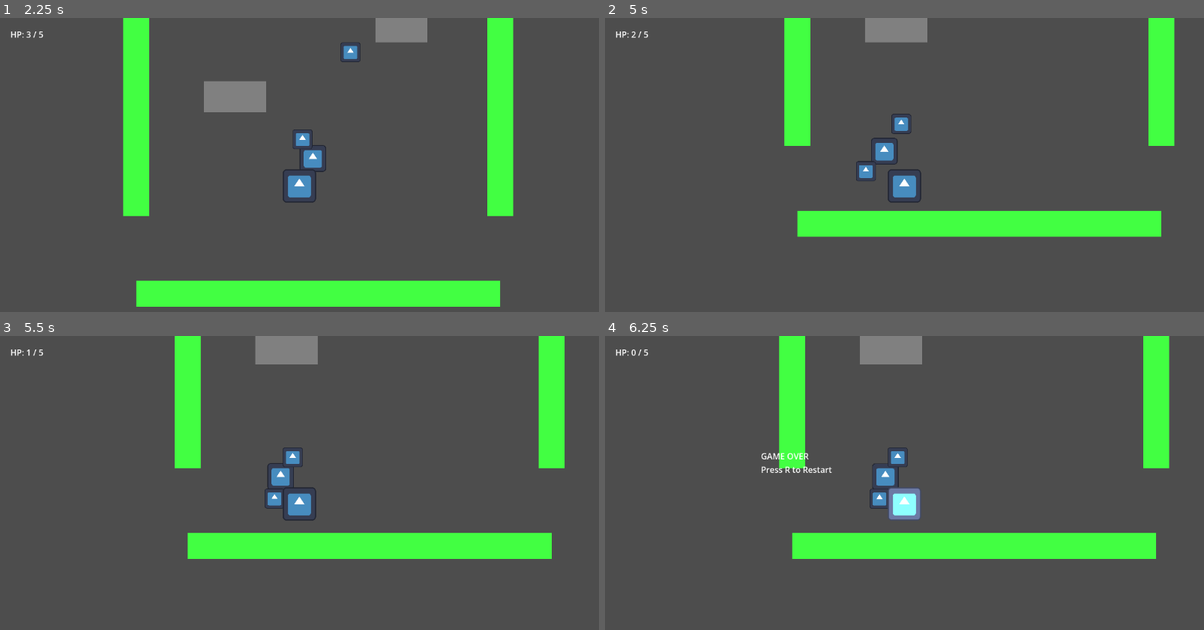
Above: before the commit, frames 1-4 (two rows, left to right).
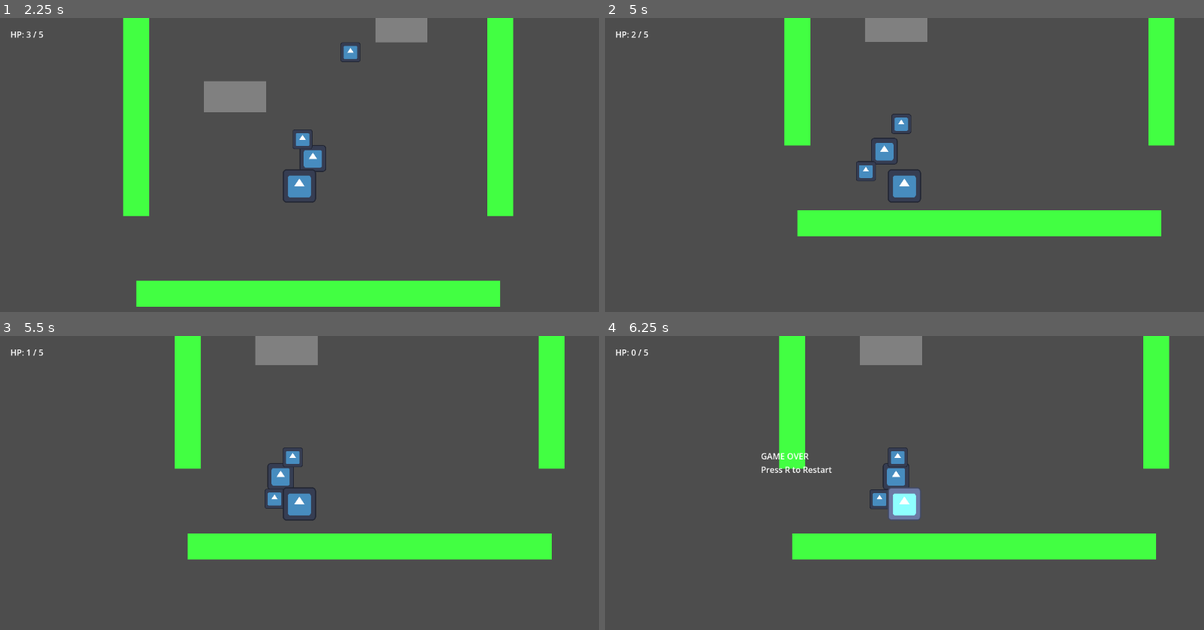
Above: after the commit, the same moments.

Repository: yenpish/chazo-fatebound
Game: Godot game, scene res://scenes/levels/mossgrave_outskirts.tscn
Two runs of this game, one before a commit and one after it. Both use one fixed random seed, a clock stepped at 60 frames per second and the inputs below. This scene is started directly instead of the project's main scene. The engine's default icon, where the game draws it, is replaced by a stand-in: a white triangle on a blue panel in a dark square.
Inputs:
- Up to frame 1 (2.25 s): hold W (move_up) 0.53-2.03 s; tap Space (attack) at 0.6, 1.35, 2.1 s; hold A (move_left) from 2.03 s (still down)
- Up to frame 2 (5 s): tap Space (attack) at 2.85, 3.6, 4.35 s; release A (move_left) at 3.53 s; hold S (move_down) 3.53-4.28 s; hold D (move_right) from 4.28 s (still down)
- Up to frame 3 (5.5 s): release D (move_right) at 5.03 s; hold W (move_up) from 5.03 s (still down); tap Space (attack) at 5.1 s
- Up to frame 4 (6.25 s): release W (move_up) at 5.78 s; hold D (move_right) from 5.78 s (still down); tap Space (attack) at 5.85 s

Frame 1 is identical in both runs. In frame 2, 0.5% of the frame differs, in the area x 29-96%, y 8-75%; in frame 3, 0.4%; in frame 4, 0.7%, in the area x 29-95%, y 9-77%.

Commit message:
Add Shard Vision trigger

Diff:
--- /dev/null
+++ b/scenes/items/shard_vision_trigger.tscn
@@ -0,0 +1,19 @@
+[gd_scene format=3 uid="uid://5si1mv5g3aug"]
+
+[ext_resource type="Script" uid="uid://06gwuksd3icc" path="res://scripts/items/shard_vision_trigger.gd" id="1_7mjlv"]
+
+[sub_resource type="RectangleShape2D" id="RectangleShape2D_aw3lk"]
+size = Vector2(120, 40)
+
+[node name="ShardVisionTrigger" type="Area2D" unique_id=161159187]
+script = ExtResource("1_7mjlv")
+
+[node name="ColorRect" type="ColorRect" parent="." unique_id=1692553350]
+offset_left = -60.0
+offset_top = -20.0
+offset_right = 60.0
+offset_bottom = 20.0
+color = Color(0.5879269, 0.18861401, 0.6602341, 1)
+
+[node name="CollisionShape2D" type="CollisionShape2D" parent="." unique_id=1983673265]
+shape = SubResource("RectangleShape2D_aw3lk")
--- a/scenes/levels/mossgrave_outskirts.tscn
+++ b/scenes/levels/mossgrave_outskirts.tscn
@@ -6,6 +6,7 @@
 [ext_resource type="PackedScene" uid="uid://sf7100vq7g2c" path="res://scenes/ui/hud.tscn" id="2_ow5mb"]
 [ext_resource type="PackedScene" uid="uid://mfuonb32vn1q" path="res://scenes/items/pendant_of_malaya.tscn" id="3_np761"]
 [ext_resource type="PackedScene" uid="uid://clxgx6wkdbixs" path="res://scenes/items/eclipse_shard_of_hunger.tscn" id="4_b4jx4"]
+[ext_resource type="PackedScene" uid="uid://5si1mv5g3aug" path="res://scenes/items/shard_vision_trigger.tscn" id="5_8dlh8"]
 
 [sub_resource type="RectangleShape2D" id="RectangleShape2D_ivkax"]
 size = Vector2(50, 900)
@@ -145,6 +146,9 @@
 [node name="EclipseShardOfHunger_TEMP" parent="Items" unique_id=2045639108 instance=ExtResource("4_b4jx4")]
 position = Vector2(0, -380)
 
+[node name="ShardVisionTrigger" parent="Items" unique_id=161159187 instance=ExtResource("5_8dlh8")]
+position = Vector2(0, -440)
+
 [node name="Player" parent="." unique_id=1997026455 instance=ExtResource("1_ivkax")]
 position = Vector2(0, 470)
 
--- /dev/null
+++ b/scripts/items/shard_vision_trigger.gd
@@ -0,0 +1,32 @@
+extends Area2D
+
+@export_multiline var missing_shard_message: String = "A strange silence lingers. Brakkor's shard is still missing."
+@export_multiline var shard_vision_message: String = "The Eclipse Shard of Hunger trembles... somewhere beyond Mossgrave, the Eclipse Gate stirs. Two fragments remain."
+
+var can_trigger: bool = true
+
+func _ready() -> void:
+	body_entered.connect(_on_body_entered)
+
+func _on_body_entered(body: Node2D) -> void:
+	if not can_trigger:
+		return
+
+	if not body.is_in_group("player"):
+		return
+
+	can_trigger = false
+
+	var hud := get_tree().get_first_node_in_group("hud")
+
+	if DemoState.eclipse_shard_collected:
+		print("Shard Vision triggered")
+		if hud != null and hud.has_method("show_message"):
+			hud.show_message(shard_vision_message)
+	else:
+		print("Shard Vision blocked: shard missing")
+		if hud != null and hud.has_method("show_message"):
+			hud.show_message(missing_shard_message)
+
+	await get_tree().create_timer(2.0).timeout
+	can_trigger = true
Not shown, added: scripts/items/shard_vision_trigger.gd.uid
